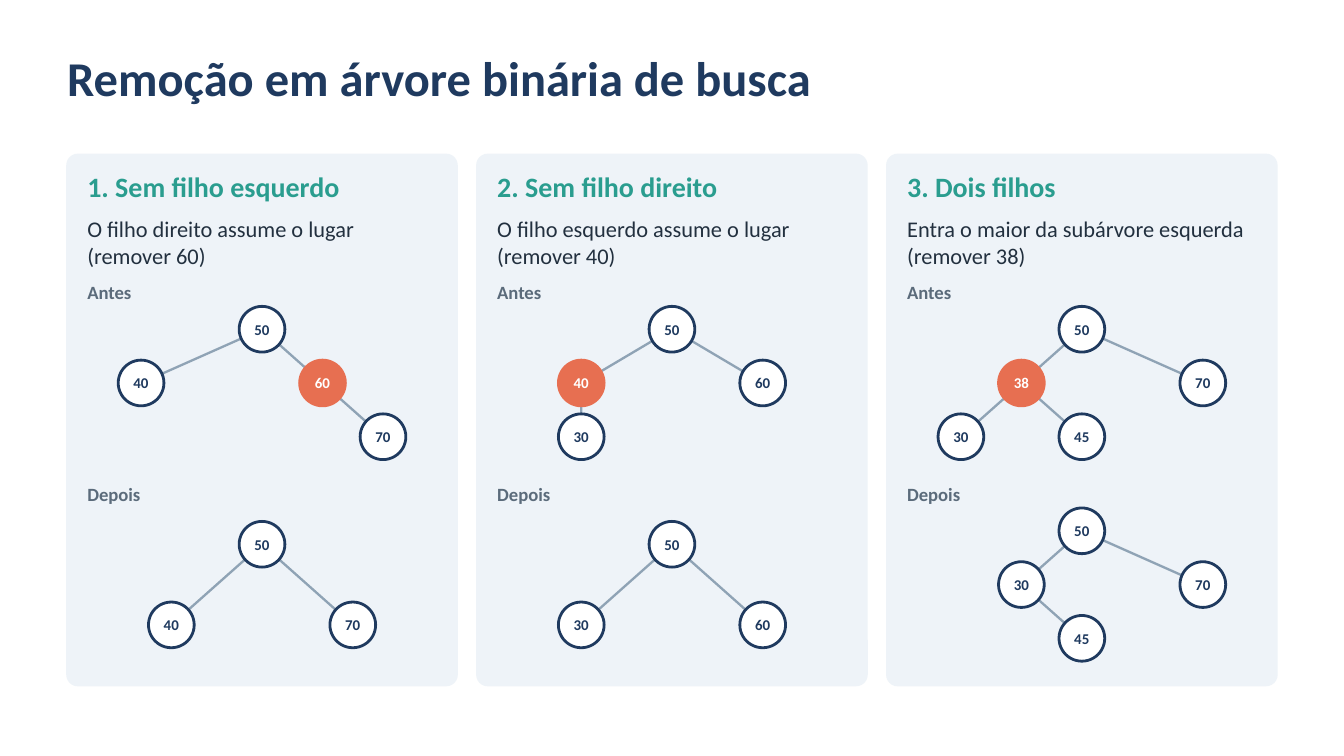
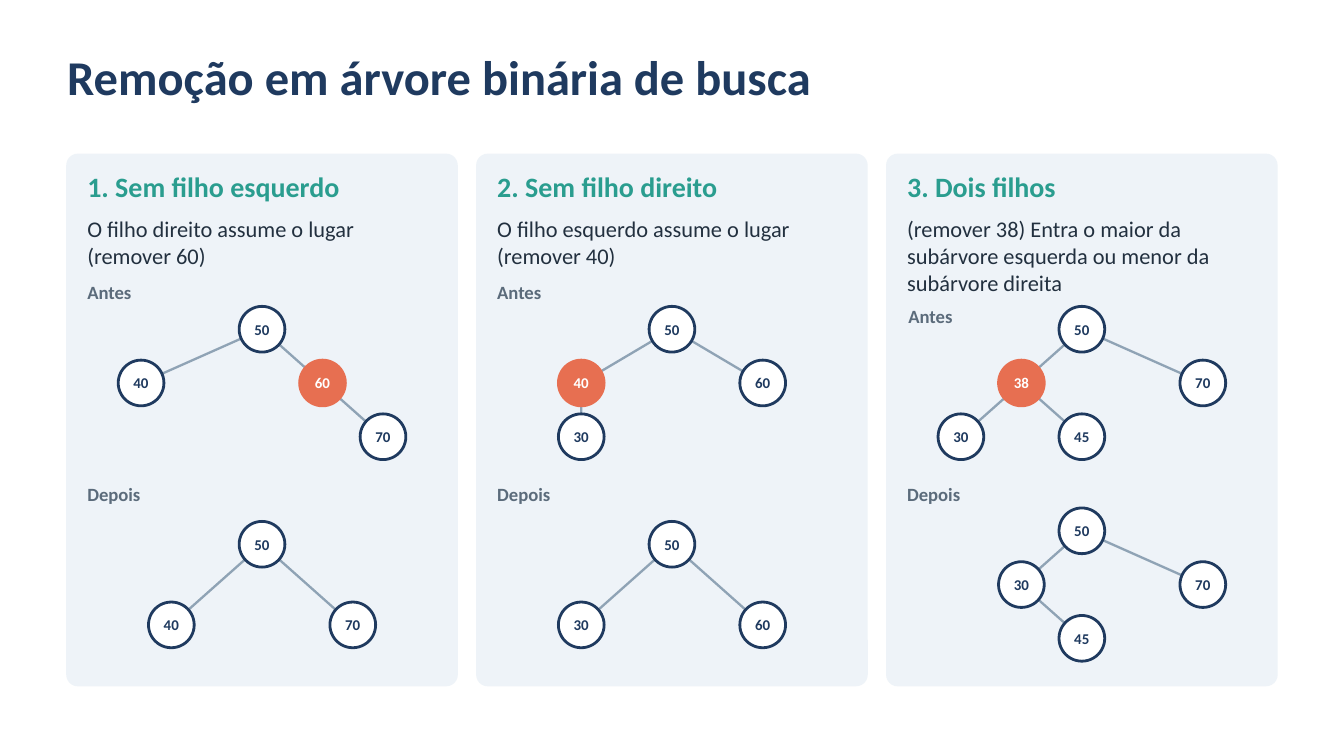
Before and after one commit to davidfelipefasipe/estruturadedados, a slide deck: slide 18 of Aula_06/Arvore.pptx. Drawn at 1344x756 pixels with LibreOffice and Linux fonts; fonts in the diff are those of the drawing. Boxes give left, top, right and bottom in pixels: in the first picture for what was removed or moved away, otherwise in the second. Text is boxed around its words. In the diff, an @@ line names an element or a change of style, - is before the commit and + after.

Commit message:
atualização do slide

```diff
--- a/Aula_06/Arvore.pptx
+++ b/Aula_06/Arvore.pptx
@@ text at [907,221,1209,291]: text changed @@
-Entra o maior da subárvore esquerda (remover 38)
+(remover 38) Entra o maior da subárvore esquerda ou menor da subárvore direita
@@ text "Antes": place and size @@
-text "Antes" at [907,287,951,299]
+text "Antes" at [908,311,952,323]
```
